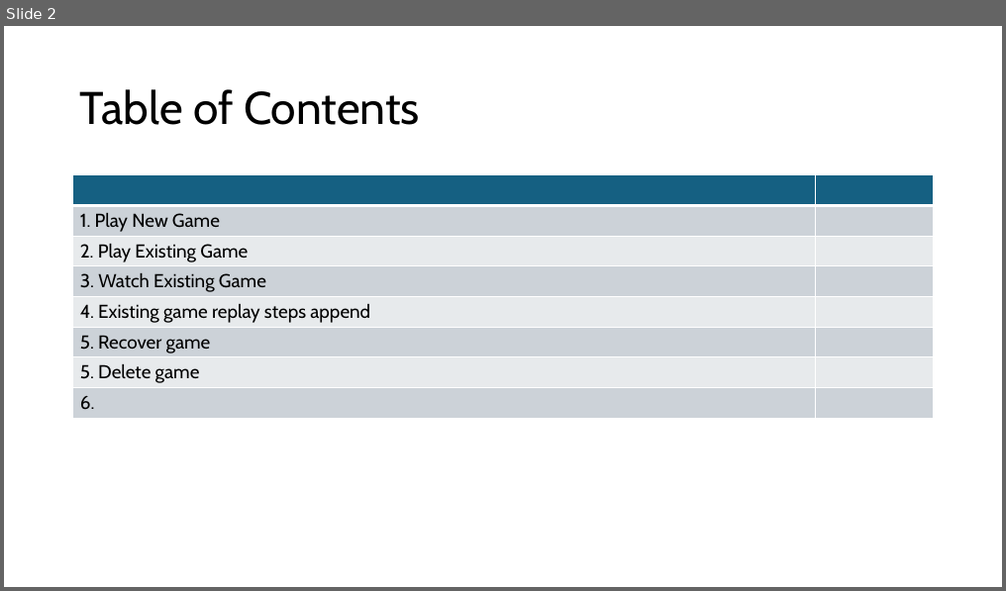
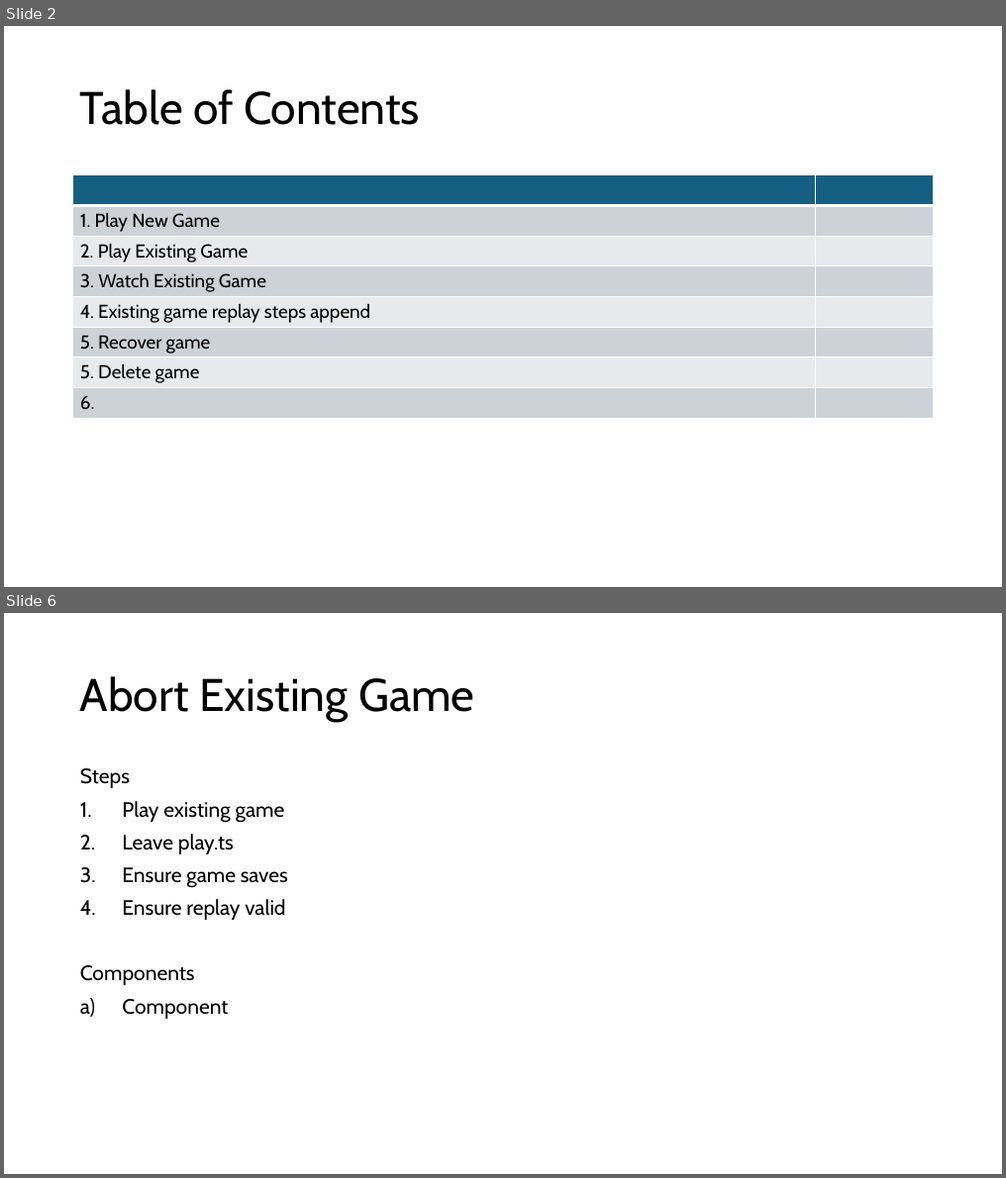
Before and after one commit to marcjohnston/AngbandOS, a slide deck: Documents/Web Front-End Test Cases.pptx. Shown one above the other, each under a label of ours: slide 2 before the commit, slides 2 and 6 after it; the slides between them are not shown. The pictures are 1006x591 and 1006x1178 pixels, drawn with LibreOffice and Linux fonts; fonts in the diff are those of the drawing. Boxes give left, top, right and bottom in pixels: in the first picture for what was removed or moved away, otherwise in the second. Text is boxed around its words. In the diff, an @@ line names an element or a change of style, - is before the commit and + after.

Commit message:
Move cached attributes into the Game object. Updates for the Web.

```diff
--- a/Documents/Web Front-End Test Cases.pptx
+++ b/Documents/Web Front-End Test Cases.pptx
@@ slide 6 added at box(4, 613, 1002, 1174), background #FFFFFF @@
@@ title added at box(80, 676, 474, 722), 44 pt, text #000000 @@
+Abort Existing Game
@@ text added at box(80, 768, 288, 1019), 20 pt, text #000000 @@
+Steps
+1. Play existing game
+2. Leave play.ts
+3. Ensure game saves
+4. Ensure replay valid
+Components
+a) Component
```
Also in this commit, not shown: 3 slides changed, 3 other slides added, 28 other files.
